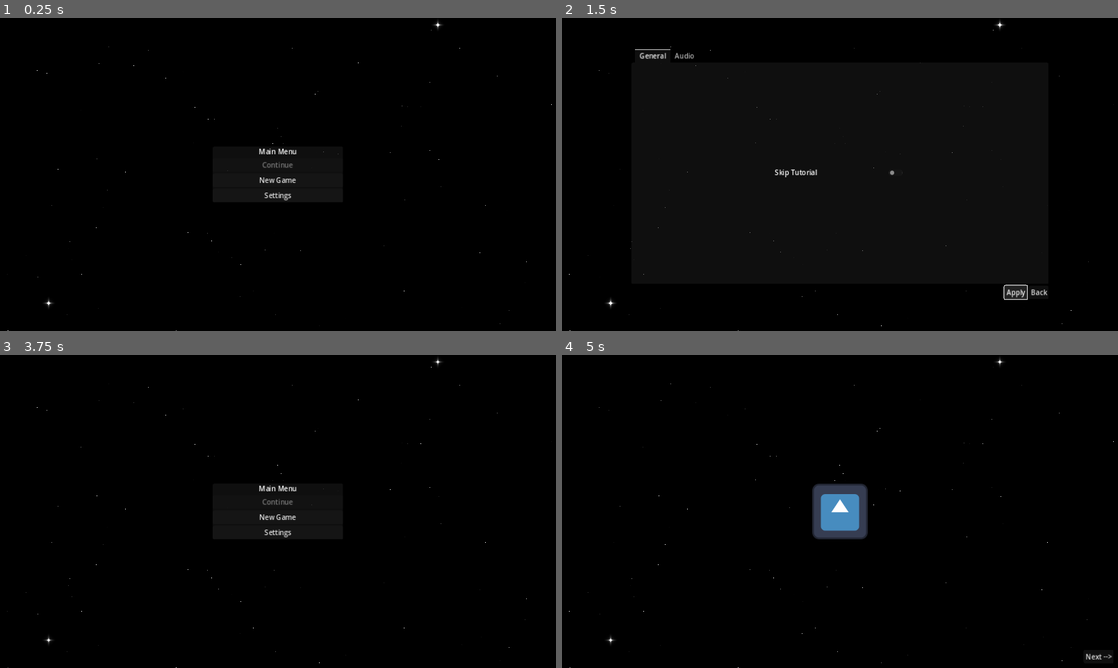
Above: before the commit, frames 1-4 (two rows, left to right).
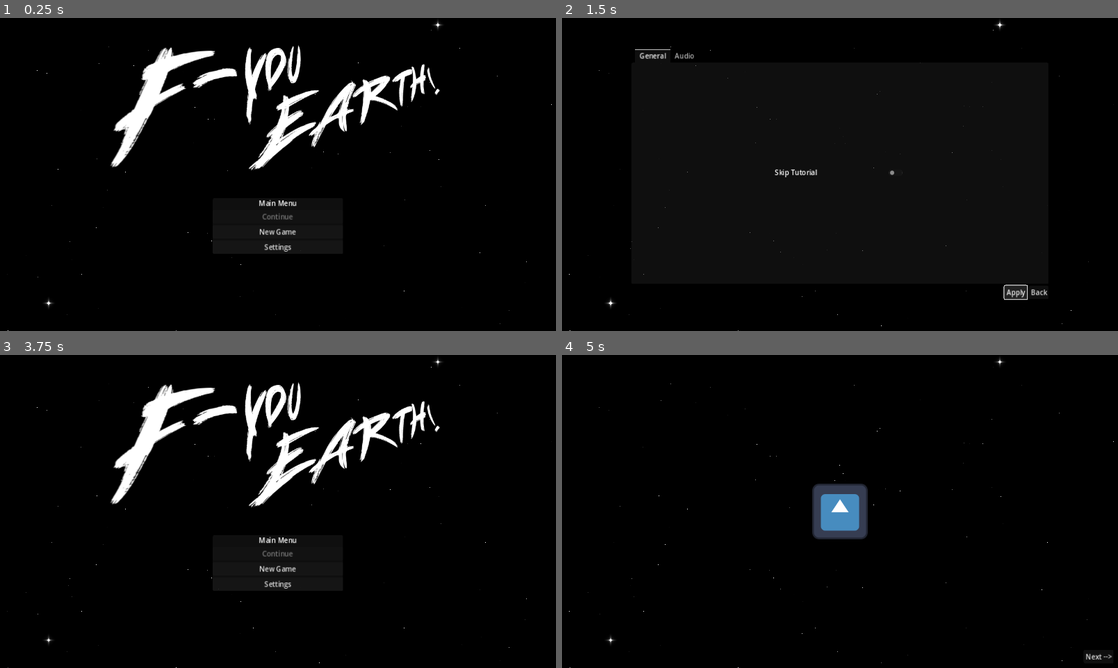
Above: after the commit, the same moments.

Repository: AnEvilPenguin/Pirate-Jam-16
Game: Godot game, scene res://Controllers/GameController/GameController.tscn
Same seed, same stepped clock (60 frames per second), same inputs: the game is played once before the commit and once after it. The engine's default icon, where the game draws it, is replaced by a stand-in: a white triangle on a blue panel in a dark square.
Inputs:
- Up to frame 1 (0.25 s): no input
- Up to frame 2 (1.5 s): click "Settings" at 0.5 s; click "Apply" at 1.25 s
- Up to frame 3 (3.75 s): click "Apply" at 2 s; click "Apply" at 2.75 s; click "Back" at 3.5 s
- Up to frame 4 (5 s): click "New Game" at 4.25 s

The runs differ from the first frame. In frame 1, 5.6% of the frame differs, in the area x 19-80%, y 8-75%; in frame 2, nothing differs; in frame 3, 5.6%; in frame 4, nothing differs.

Commit message:
feat: placeholder title

Diff:
--- a/UI/main_menu.tscn
+++ b/UI/main_menu.tscn
@@ -1,6 +1,7 @@
-[gd_scene load_steps=2 format=3 uid="uid://borio62vucodw"]
+[gd_scene load_steps=3 format=3 uid="uid://borio62vucodw"]
 
 [ext_resource type="Script" path="res://UI/main_menu.gd" id="1_io5cw"]
+[ext_resource type="Texture2D" uid="uid://kb28timsfvik" path="res://Assets/F-You Earth2.png" id="2_ujovg"]
 
 [node name="MainMenu" type="CenterContainer"]
 anchors_preset = 15
@@ -10,35 +11,50 @@
 grow_vertical = 2
 script = ExtResource("1_io5cw")
 
-[node name="PanelContainer" type="PanelContainer" parent="."]
+[node name="VBoxContainer" type="VBoxContainer" parent="."]
+custom_minimum_size = Vector2(800, 600)
+layout_mode = 2
+
+[node name="MarginContainer" type="MarginContainer" parent="VBoxContainer"]
+layout_mode = 2
+theme_override_constants/margin_bottom = 50
+
+[node name="TextureRect" type="TextureRect" parent="VBoxContainer/MarginContainer"]
+custom_minimum_size = Vector2(0, 300)
+layout_mode = 2
+texture = ExtResource("2_ujovg")
+
+[node name="PanelContainer" type="PanelContainer" parent="VBoxContainer"]
 custom_minimum_size = Vector2(300, 0)
 layout_mode = 2
+size_flags_horizontal = 4
+size_flags_vertical = 4
 
-[node name="VBoxContainer" type="VBoxContainer" parent="PanelContainer"]
+[node name="VBoxContainer" type="VBoxContainer" parent="VBoxContainer/PanelContainer"]
 layout_mode = 2
 
-[node name="Label" type="Label" parent="PanelContainer/VBoxContainer"]
+[node name="Label" type="Label" parent="VBoxContainer/PanelContainer/VBoxContainer"]
 layout_mode = 2
 text = "Main Menu"
 horizontal_alignment = 1
 
-[node name="ContinueButton" type="Button" parent="PanelContainer/VBoxContainer"]
+[node name="ContinueButton" type="Button" parent="VBoxContainer/PanelContainer/VBoxContainer"]
 unique_name_in_owner = true
 layout_mode = 2
 disabled = true
 text = "Continue"
 
-[node name="NewGameButton" type="Button" parent="PanelContainer/VBoxContainer"]
+[node name="NewGameButton" type="Button" parent="VBoxContainer/PanelContainer/VBoxContainer"]
 unique_name_in_owner = true
 layout_mode = 2
 text = "New Game
 "
 
-[node name="SettingsButton" type="Button" parent="PanelContainer/VBoxContainer"]
+[node name="SettingsButton" type="Button" parent="VBoxContainer/PanelContainer/VBoxContainer"]
 unique_name_in_owner = true
 layout_mode = 2
 text = "Settings"
 
-[connection signal="pressed" from="PanelContainer/VBoxContainer/ContinueButton" to="." method="_on_continue_pressed"]
-[connection signal="pressed" from="PanelContainer/VBoxContainer/NewGameButton" to="." method="_on_new_pressed"]
-[connection signal="pressed" from="PanelContainer/VBoxContainer/SettingsButton" to="." method="_on_settings_pressed"]
+[connection signal="pressed" from="VBoxContainer/PanelContainer/VBoxContainer/ContinueButton" to="." method="_on_continue_pressed"]
+[connection signal="pressed" from="VBoxContainer/PanelContainer/VBoxContainer/NewGameButton" to="." method="_on_new_pressed"]
+[connection signal="pressed" from="VBoxContainer/PanelContainer/VBoxContainer/SettingsButton" to="." method="_on_settings_pressed"]
Binary file added: Assets/F-You Earth.png
Not shown, added: Assets/F-You Earth.png.import
Binary file added: Assets/F-You Earth2.png
Not shown, added: Assets/F-You Earth2.png.import
Binary file added: Assets/Planets/planet05.png
Not shown, added: Assets/Planets/planet05.png.import
